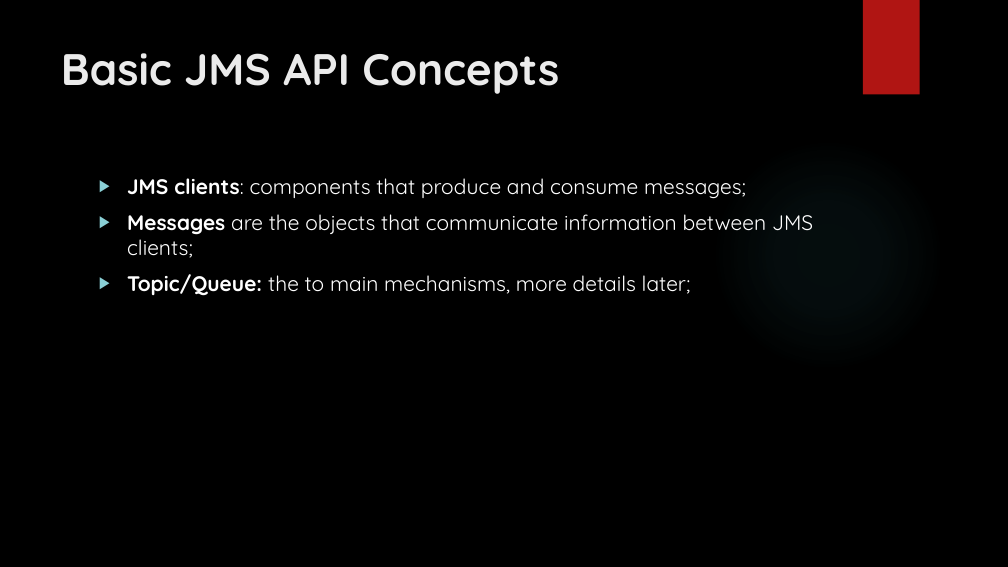
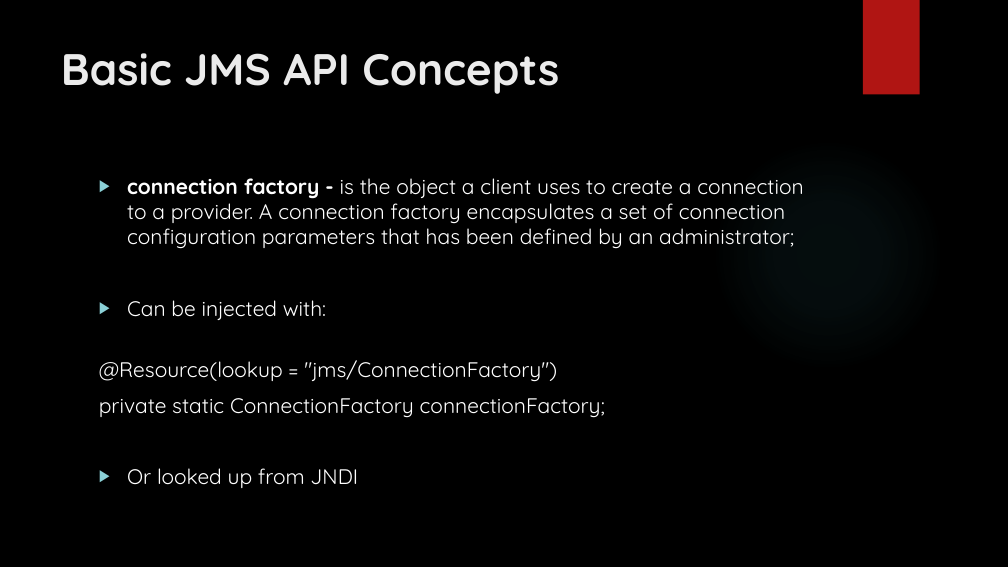
Before and after one commit to ivorusev/jms-tutorial-resources, a slide deck: slide 6 of jms-basics-day-two.pptx (slide 3 before the commit). Drawn at 1008x567 pixels with LibreOffice and Linux fonts; fonts in the diff are those of the drawing; background and template pictures are left out. Boxes give left, top, right and bottom in pixels: in the first picture for what was removed or moved away, otherwise in the second. Text is boxed around its words. In the diff, an @@ line names an element or a change of style, - is before the commit and + after.

```diff
--- a/jms-basics-day-two.pptx
+++ b/jms-basics-day-two.pptx
@@ text at (x1=99, y1=178, x2=803, y2=488): text changed @@
-▶ JMS clients: components that produce and consume messages;
-▶ Messages are the objects that communicate information between JMS clients;
-▶ Topic/Queue: the to main mechanisms, more details later;
+▶ connection factory - is the object a client uses to create a connection to a provider. A connection factory encapsulates a set of connection configuration parameters that has been defined by an administrator;
+▶ Can be injected with:
+@Resource(lookup = "jms/ConnectionFactory")
+private static ConnectionFactory connectionFactory;
+▶ Or looked up from JNDI
```
Also in this commit, not shown: 1 other slide changed, 9 slides added, 3 slides removed, 2 other files.
